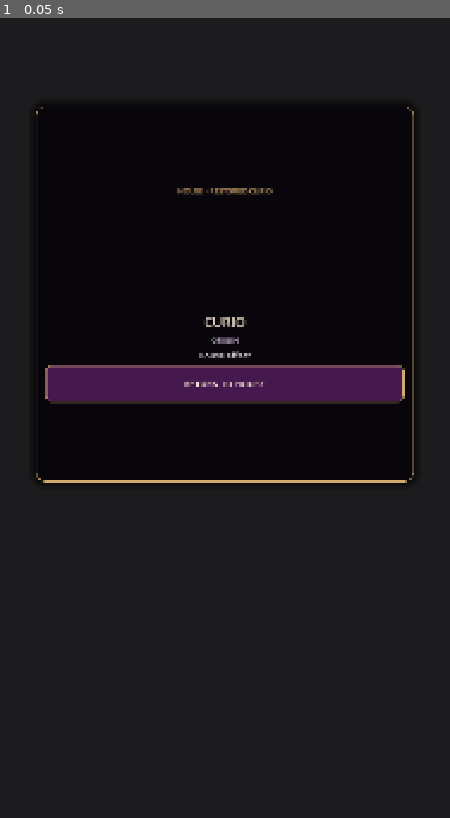
Above: before the commit, frame 1.
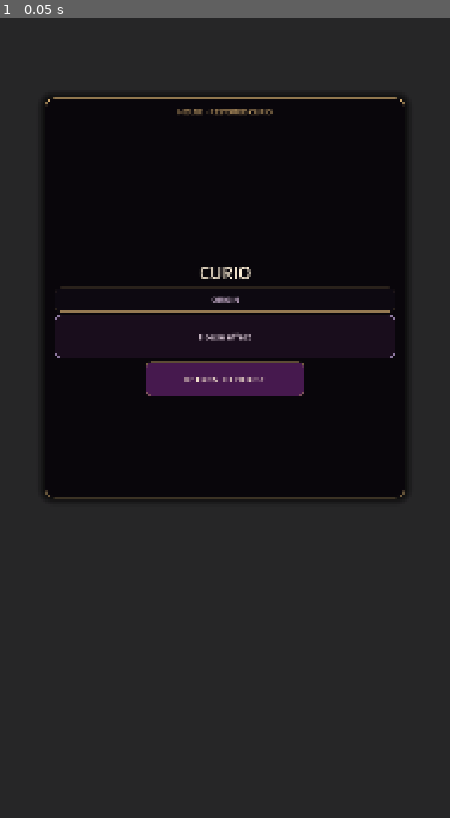
Above: after the commit, the same moment.

Repository: Jay-prodesign/akilta-match3
Game: Godot game, scene res://src/ui/home/house_curio_inspect.tscn
The game is run twice, just before and just after one commit, with the same random seed, the same clock (stepped at 60 frames per second) and the same inputs. This scene is started directly instead of the project's main scene.
Inputs:
- Up to frame 1 (0.05 s): no input

The runs differ from the first frame. In frame 1, 5.5% of the frame differs, in the area x 7-93%, y 9-61%.

Commit message:
Recompose House Curio inspect around item-led memory hierarchy

Diff:
--- a/src/ui/home/house_curio_inspect.tscn
+++ b/src/ui/home/house_curio_inspect.tscn
@@ -32,6 +32,38 @@
 corner_radius_bottom_right = 12
 corner_radius_bottom_left = 12
 
+[sub_resource type="StyleBoxFlat" id="OriginPlate"]
+bg_color = Color(0.055, 0.036, 0.07, 0.88)
+border_width_left = 1
+border_width_top = 1
+border_width_right = 1
+border_width_bottom = 1
+border_color = Color(0.831, 0.678, 0.439, 0.42)
+corner_radius_top_left = 14
+corner_radius_top_right = 14
+corner_radius_bottom_right = 14
+corner_radius_bottom_left = 14
+content_margin_left = 14.0
+content_margin_top = 8.0
+content_margin_right = 14.0
+content_margin_bottom = 8.0
+
+[sub_resource type="StyleBoxFlat" id="MemoryPlate"]
+bg_color = Color(0.105, 0.055, 0.118, 0.90)
+border_width_left = 1
+border_width_top = 1
+border_width_right = 1
+border_width_bottom = 1
+border_color = Color(0.749, 0.647, 0.847, 0.42)
+corner_radius_top_left = 16
+corner_radius_top_right = 16
+corner_radius_bottom_right = 16
+corner_radius_bottom_left = 16
+content_margin_left = 16.0
+content_margin_top = 10.0
+content_margin_right = 16.0
+content_margin_bottom = 10.0
+
 [node name="HouseCurioInspect" type="Control"]
 layout_mode = 3
 anchors_preset = 15
@@ -51,22 +83,22 @@
 grow_horizontal = 2
 grow_vertical = 2
 mouse_filter = 0
-color = Color(0.012, 0.008, 0.018, 0.66)
+color = Color(0.012, 0.008, 0.018, 0.52)
 
 [node name="Card" type="PanelContainer" parent="."]
 layout_mode = 1
-anchor_left = 0.08
-anchor_top = 0.11
-anchor_right = 0.92
-anchor_bottom = 0.58
+anchor_left = 0.10
+anchor_top = 0.10
+anchor_right = 0.90
+anchor_bottom = 0.60
 grow_horizontal = 2
 grow_vertical = 2
 theme_override_styles/panel = SubResource("Card")
 
 [node name="Content" type="VBoxContainer" parent="Card"]
 layout_mode = 2
-theme_override_constants/separation = 9
-alignment = 1
+theme_override_constants/separation = 8
+alignment = 0
 
 [node name="Kicker" type="Label" parent="Card/Content"]
 layout_mode = 2
@@ -76,7 +108,7 @@
 horizontal_alignment = 1
 
 [node name="HeroArt" type="TextureRect" parent="Card/Content"]
-custom_minimum_size = Vector2(0, 260)
+custom_minimum_size = Vector2(0, 330)
 layout_mode = 2
 expand_mode = 1
 stretch_mode = 5
@@ -84,29 +116,38 @@
 [node name="Name" type="Label" parent="Card/Content"]
 layout_mode = 2
 theme_override_colors/font_color = Color(1, 0.941, 0.847, 1)
-theme_override_font_sizes/font_size = 32
+theme_override_colors/font_outline_color = Color(0.02, 0.014, 0.028, 0.96)
+theme_override_constants/outline_size = 4
+theme_override_font_sizes/font_size = 40
 text = "CURIO"
 horizontal_alignment = 1
 
 [node name="Origin" type="Label" parent="Card/Content"]
+custom_minimum_size = Vector2(0, 58)
 layout_mode = 2
-theme_override_colors/font_color = Color(0.76, 0.68, 0.78, 1)
+theme_override_colors/font_color = Color(0.84, 0.74, 0.86, 1)
 theme_override_font_sizes/font_size = 18
+theme_override_styles/normal = SubResource("OriginPlate")
 text = "ORIGIN"
 horizontal_alignment = 1
+vertical_alignment = 1
 autowrap_mode = 2
 
 [node name="HouseEffect" type="Label" parent="Card/Content"]
+custom_minimum_size = Vector2(0, 104)
 layout_mode = 2
-theme_override_colors/font_color = Color(0.9, 0.84, 0.88, 1)
+theme_override_colors/font_color = Color(0.94, 0.87, 0.92, 1)
 theme_override_font_sizes/font_size = 21
+theme_override_styles/normal = SubResource("MemoryPlate")
 text = "House effect"
 horizontal_alignment = 1
+vertical_alignment = 1
 autowrap_mode = 2
 
 [node name="Close" type="Button" parent="Card/Content"]
-custom_minimum_size = Vector2(0, 88)
+custom_minimum_size = Vector2(380, 84)
 layout_mode = 2
+size_flags_horizontal = 4
 theme_override_colors/font_color = Color(1, 0.941, 0.847, 1)
 theme_override_font_sizes/font_size = 21
 theme_override_styles/normal = SubResource("Action")
Not shown: 1 places in src/ui/home/house_curio_inspect.tscn that only renumber resources
